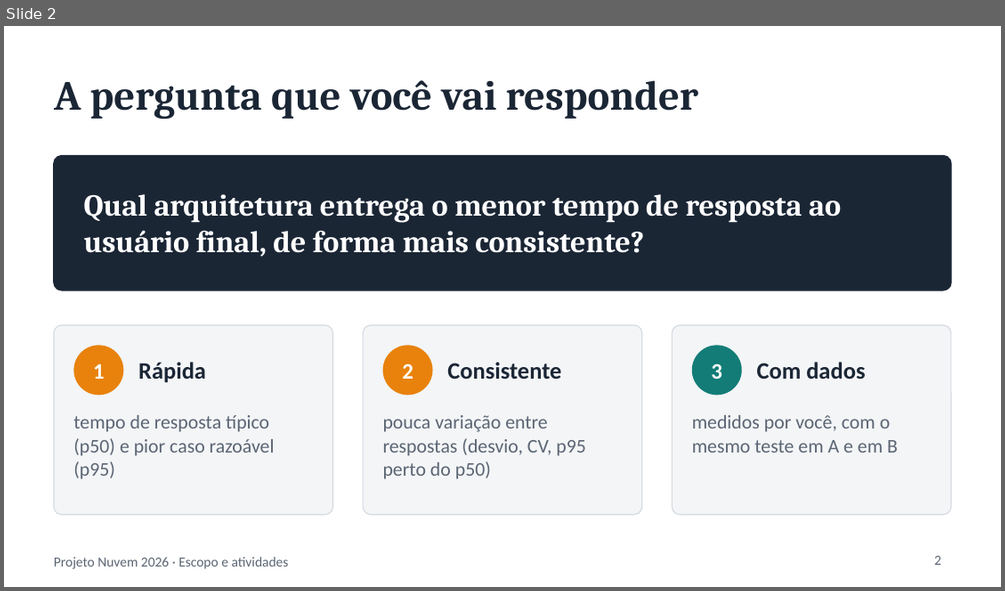
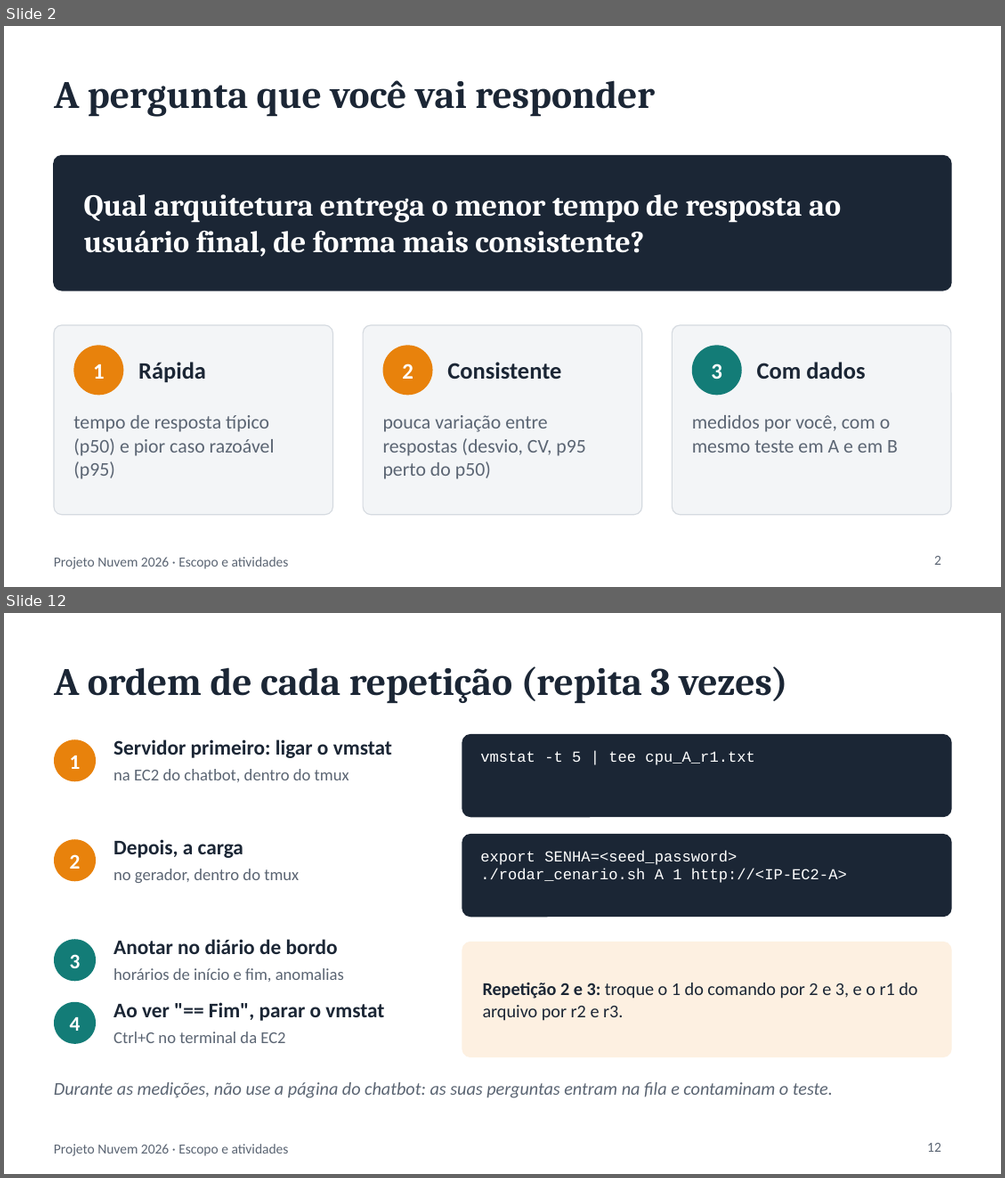
Before and after one commit to emadruga/projeto-aws-chatbot, a slide deck: docs/slides/ESCOPO_E_ATIVIDADES.pptx. Shown one above the other, each under a label of ours: slide 2 before the commit, slides 2 and 12 after it; the slides between them are not shown. The pictures are 1005x591 and 1005x1178 pixels, drawn with LibreOffice and Linux fonts; fonts in the diff are those of the drawing. Boxes give left, top, right and bottom in pixels: in the first picture for what was removed or moved away, otherwise in the second. Text is boxed around its words. In the diff, an @@ line names an element or a change of style, - is before the commit and + after.

```diff
--- a/docs/slides/ESCOPO_E_ATIVIDADES.pptx
+++ b/docs/slides/ESCOPO_E_ATIVIDADES.pptx
@@ slide 12 added at (4, 613, 1001, 1174), background #FFFFFF; not listed: 1 template element that a slide beside it also shows @@
@@ title added at (54, 666, 788, 704), 28 pt, text #1B2635, bold @@
+A ordem de cada repetição (repita 3 vezes)
@@ ellipse added at (54, 739, 96, 781), fill #E8820C, 15 pt, text #FFFFFF, bold @@
+1
@@ text added at (113, 739, 392, 758), 15 pt, text #1B2635, bold @@
+Servidor primeiro: ligar o vmstat
@@ rounded rectangle added at (462, 735, 951, 816), fill #1B2635, outline #1B2635 1 pt @@
@@ text added at (113, 769, 349, 782), 12 pt, text #5B6573 @@
+na EC2 do chatbot, dentro do tmux
@@ text added at (480, 751, 754, 765), 11 pt, text #FFFFFF @@
+vmstat -t 5 | tee cpu_A_r1.txt
@@ ellipse added at (54, 839, 96, 881), fill #E8820C, 15 pt, text #FFFFFF, bold @@
+2
@@ text added at (113, 839, 243, 858), 15 pt, text #1B2635, bold @@
+Depois, a carga
@@ rounded rectangle added at (462, 835, 951, 916), fill #1B2635, outline #1B2635 1 pt @@
@@ text added at (480, 850, 847, 883), 11 pt, text #FFFFFF @@
+export SENHA=<seed_password>
+./rodar_cenario.sh A 1 http://<IP-EC2-A>
@@ text added at (113, 868, 299, 883), 12 pt, text #5B6573 @@
+no gerador, dentro do tmux
@@ ellipse added at (54, 939, 96, 981), fill #137C77, 15 pt, text #FFFFFF, bold @@
+3
@@ text added at (113, 939, 338, 954), 15 pt, text #1B2635, bold @@
+Anotar no diário de bordo
@@ rounded rectangle added at (462, 942, 951, 1056), fill #FDF0E1, outline #FDF0E1 1 pt @@
@@ text added at (113, 968, 344, 981), 12 pt, text #5B6573 @@
+horários de início e fim, anomalias
@@ text added at (483, 982, 917, 1021), 13 pt, text #1B2635 @@
+Repetição 2 e 3: troque o 1 do comando por 2 e 3, e o r1 do arquivo por r2 e r3.
@@ ellipse added at (54, 1002, 96, 1044), fill #137C77, 15 pt, text #FFFFFF, bold @@
+4
@@ text added at (113, 1002, 384, 1021), 15 pt, text #1B2635, bold @@
+Ao ver "== Fim", parar o vmstat
@@ text added at (113, 1031, 285, 1043), 12 pt, text #5B6573 @@
+Ctrl+C no terminal da EC2
@@ text added at (54, 1082, 833, 1098), 13 pt, text #5B6573, italic @@
+Durante as medições, não use a página do chatbot: as suas perguntas entram na fila e contaminam o teste.
@@ page number added at (927, 1143, 941, 1151), 10 pt, text #5B6573 @@
+12
@@ slide 2 changed as well @@
@@ title "A pergunta que você vai ..." at (54, 80, 655, 117): size 30 to 28 pt @@
```
Also in this commit, not shown: 10 other slides changed, 12 other slides added, 8 slides removed, 5 other files.
